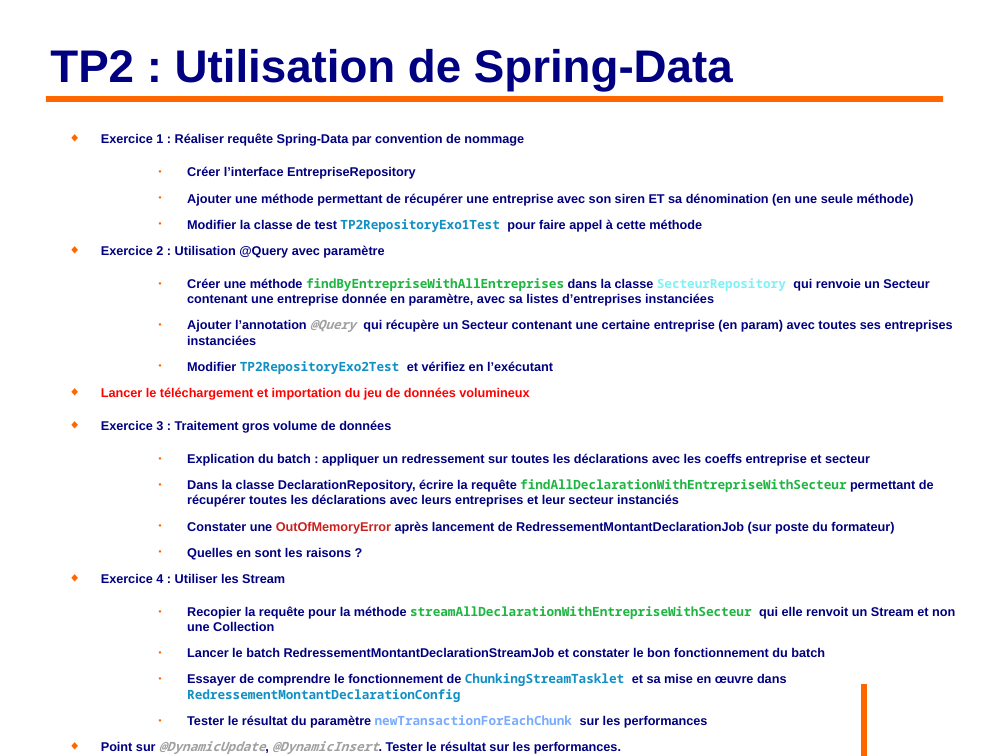
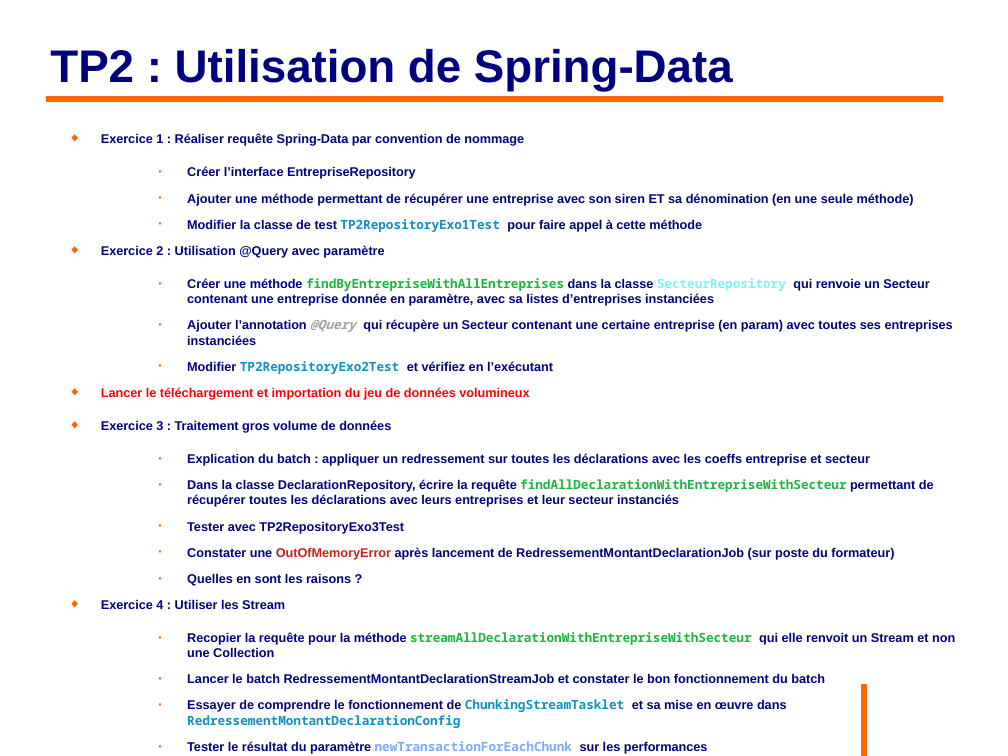
Before and after one commit to philphils/formation-hibernate-avancee, a slide deck: slide 41 of Documentation/diapo_formation_hibernate_avancee.odp. Drawn at 1008x756 pixels with LibreOffice and Linux fonts; fonts in the diff are those of the drawing; background and template pictures are left out. Boxes give left, top, right and bottom in pixels: in the first picture for what was removed or moved away, otherwise in the second. Text is boxed around its words. In the diff, an @@ line names an element or a change of style, - is before the commit and + after.

```diff
--- a/Documentation/diapo_formation_hibernate_avancee.odp
+++ b/Documentation/diapo_formation_hibernate_avancee.odp
@@ text at (187, 521, 404, 534): paragraph added @@
+    ● Tester avec TP2RepositoryExo3Test
```
